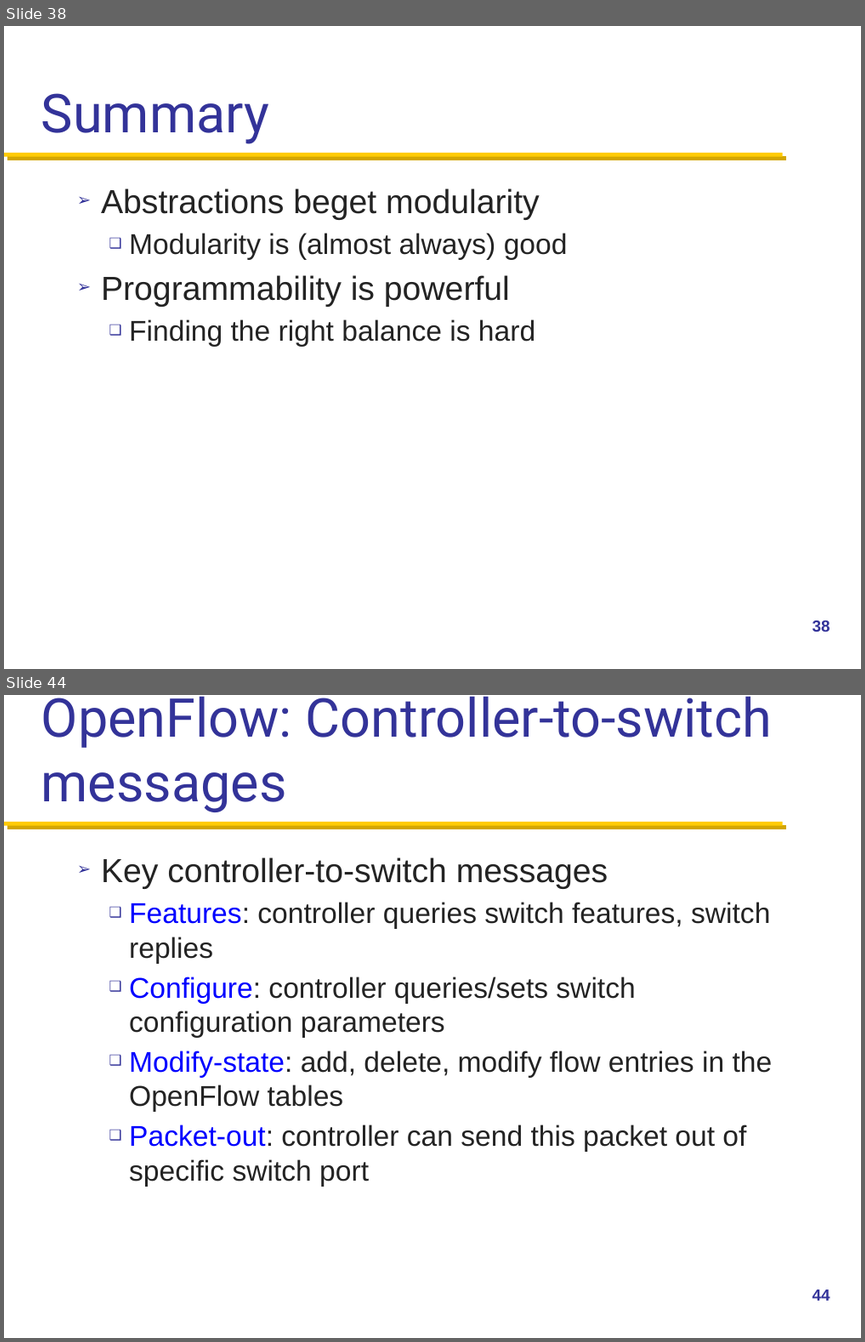
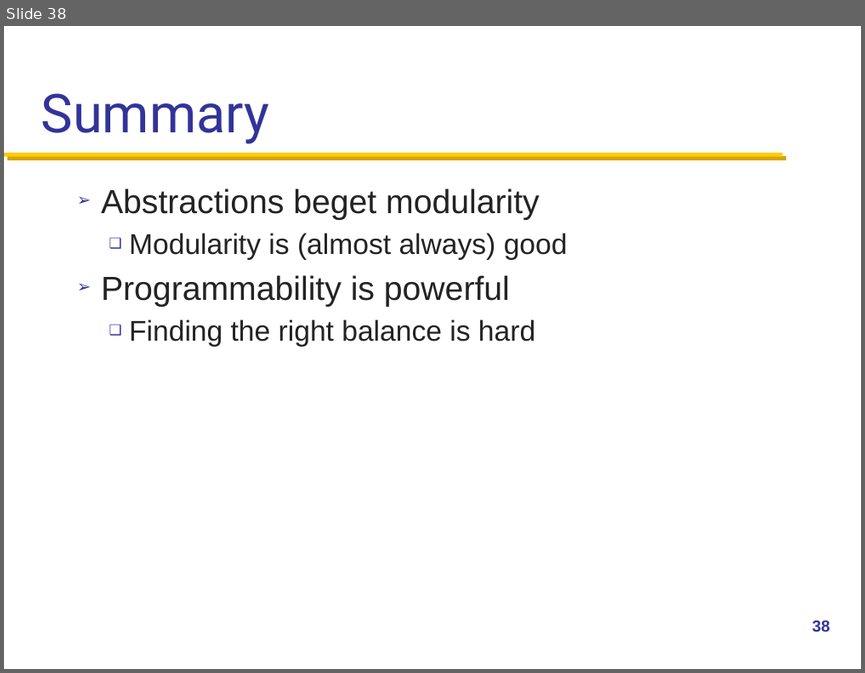
Before and after one commit to henryhxu/CSCI4430-ESTR4120, a slide deck: lectures/lec14.pptx. Shown one above the other, each under a label of ours: slides 38 and 44 before the commit, slide 38 after it; the slides between them are not shown. The pictures are 865x1342 and 865x673 pixels, drawn with LibreOffice and Linux fonts; fonts in the diff are those of the drawing; background and template pictures are left out. Boxes give left, top, right and bottom in pixels: in the first picture for what was removed or moved away, otherwise in the second. Text is boxed around its words. In the diff, an @@ line names an element or a change of style, - is before the commit and + after.

```diff
--- a/lectures/lec14.pptx
+++ b/lectures/lec14.pptx
@@ slide 44 removed at <box>4,695,861,1338</box>, background #FFFFFF; not listed: 1 template element that a slide beside it also shows @@
@@ title removed at <box>41,696,772,812</box> @@
-OpenFlow: Controller-to-switch messages
@@ text removed at <box>101,857,772,1186</box> @@
-➢ Key controller-to-switch messages
-  ❑ Features: controller queries switch features, switch replies
-  ❑ Configure: controller queries/sets switch configuration parameters
-  ❑ Modify-state: add, delete, modify flow entries in the OpenFlow tables
-  ❑ Packet-out: controller can send this packet out of specific switch port
@@ page number removed at <box>812,1289,830,1300</box> @@
-44
```
Also in this commit, not shown: 1 slide changed, 6 other slides removed.
